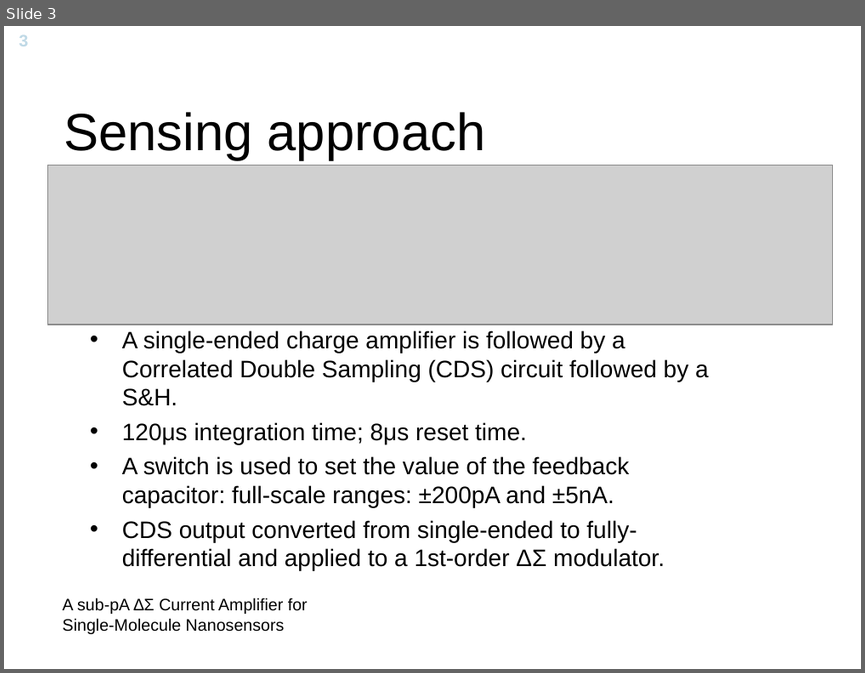
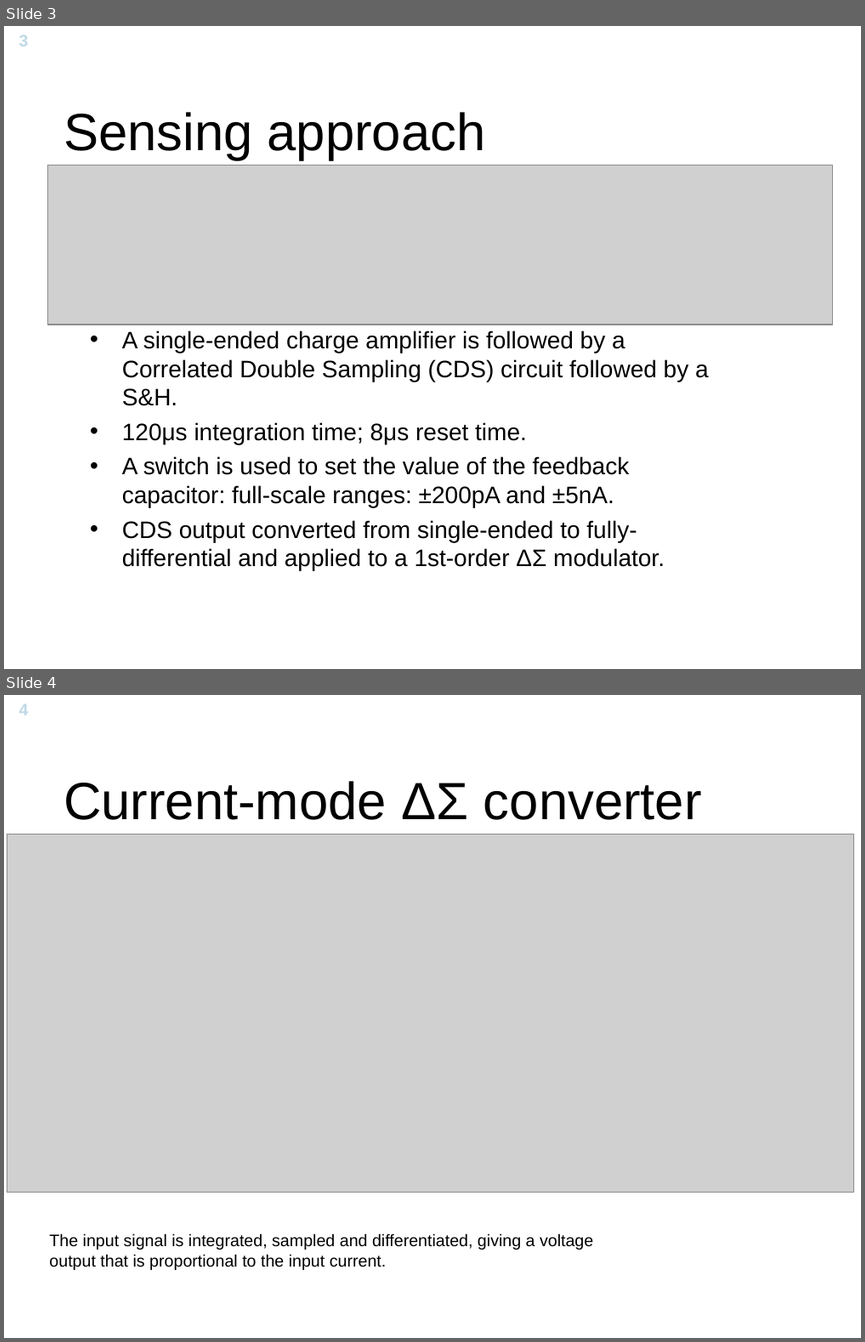
Before and after one commit to Yuav/solcelle, a slide deck: A Sub-pA delta-sigma Current Amplifier for Single-Molecule Nanosesnsors.ppt. Shown one above the other, each under a label of ours: slide 3 before the commit, slides 3 and 4 after it. The pictures are 865x673 and 865x1342 pixels, drawn with LibreOffice and Linux fonts; fonts in the diff are those of the drawing; grey boxes stand for pictures; background and template pictures are left out. Boxes give left, top, right and bottom in pixels: in the first picture for what was removed or moved away, otherwise in the second. Text is boxed around its words. In the diff, an @@ line names an element or a change of style, - is before the commit and + after.

```diff
--- a/A Sub-pA delta-sigma Current Amplifier for Single-Molecule Nanosesnsors.ppt
+++ b/A Sub-pA delta-sigma Current Amplifier for Single-Molecule Nanosesnsors.ppt
@@ slide 4 added at [4, 695, 861, 1338], background picture (left out); not listed: 1 template element that a slide beside it also shows @@
@@ title added at [64, 781, 702, 820], 44 pt, text #000000 @@
+Current-mode ΔΣ converter
@@ picture added at [7, 834, 854, 1191] @@
@@ text added at [49, 1233, 593, 1270], 14 pt, text #000000 @@
+The input signal is integrated, sampled and differentiated, giving a voltage output that is proportional to the input current.
@@ slide 3 changed as well @@
@@ text removed at [63, 597, 307, 634] @@
-A sub-pA ∆Σ Current Amplifier for Single-Molecule Nanosensors
```
Also in this commit, not shown: 4 other slides changed, 3 other slides added, 1 slide removed, 3 other files.
